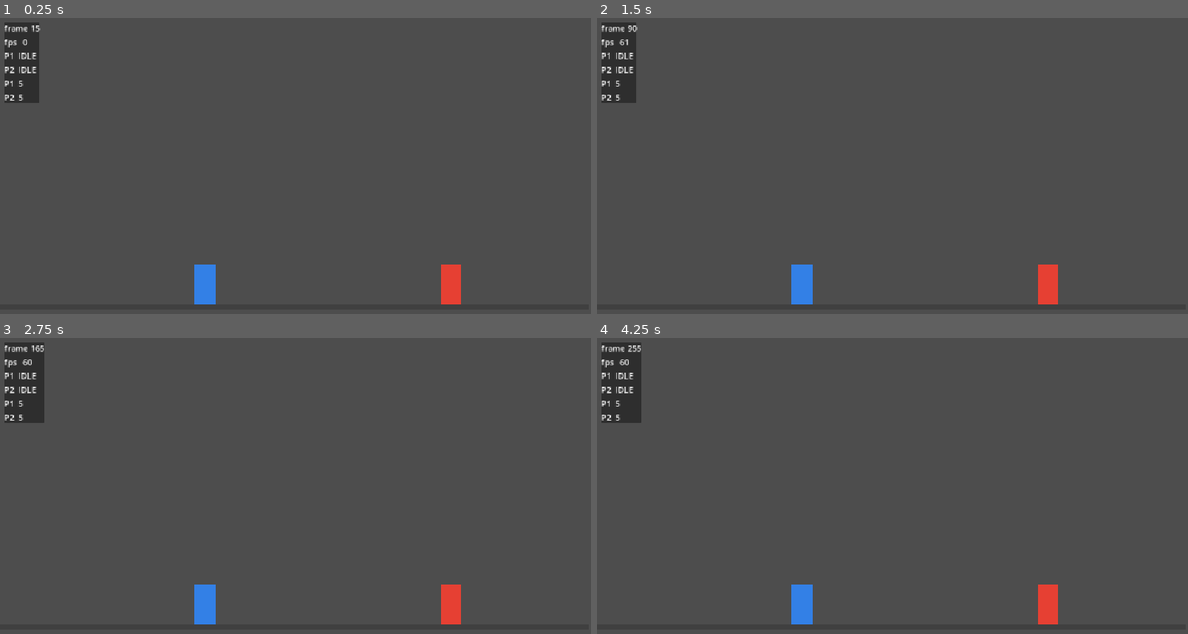
Above: before the commit, frames 1-4 (two rows, left to right).
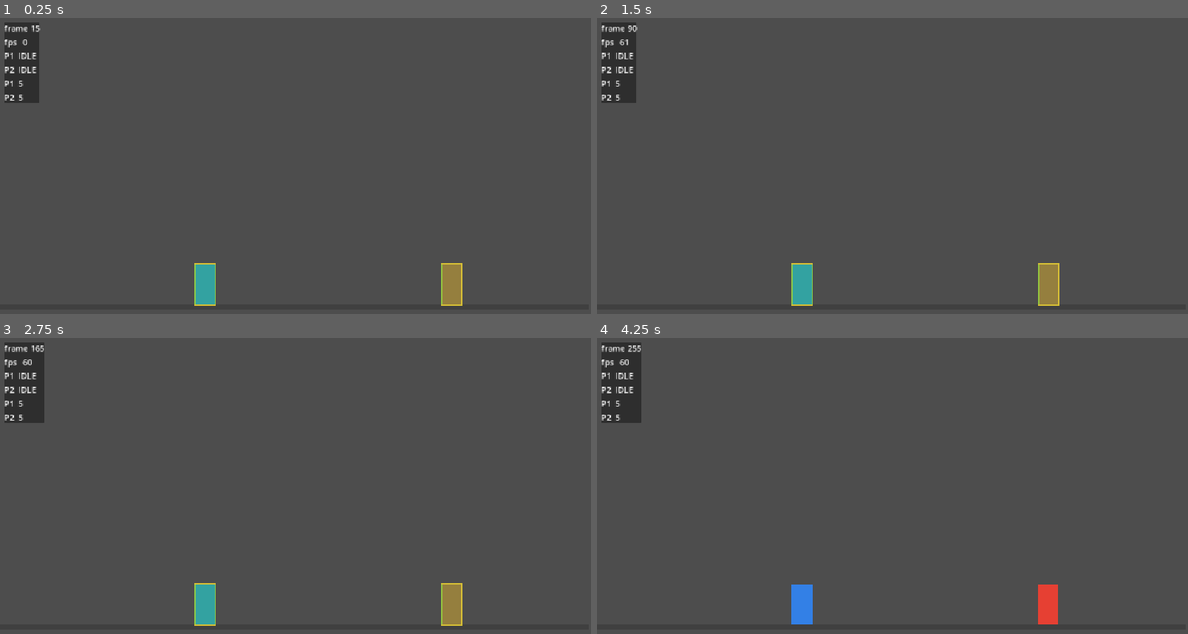
Above: after the commit, the same moments.

Repository: Fernsz1/LOTA
Game: Godot game, scene res://scenes/main.tscn
The game is run twice, just before and just after one commit, with the same random seed, the same clock (stepped at 60 frames per second) and the same inputs.
Inputs (mouse positions are in pixels of both pictures, inside the frame that each line leads up to):
- Up to frame 1 (0.25 s): no input
- Up to frame 2 (1.5 s): tap Enter at 0.5 s; move the mouse to (1022, 166) at 0.52 s; hold Shift 0.53-1.25 s; click (1022, 166) at 0.67 s; tap Space at 1.25 s; drag from (774, 201) to (862, 251) at 1.27 s
- Up to frame 3 (2.75 s): tap Enter at 2 s; move the mouse to (354, 429) at 2.02 s; tap Ctrl at 2.1 s; click (354, 429) at 2.17 s
- Up to frame 4 (4.25 s): tap Space at 2.75 s; drag from (862, 571) to (715, 453) at 2.77 s; tap Enter at 3.5 s; move the mouse to (1069, 554) at 3.52 s; tap Alt at 3.6 s; click (1069, 554) at 3.67 s; tap F1 (debug_boxes, bound only after the commit) at 4.15 s

The runs differ from the first frame. In frame 1, 1.0% of the frame differs, in the area x 32-79%, y 82-98%; in frame 2, 1.0%; in frame 3, 1.0%; in frame 4, nothing differs.

Commit message:
feat(combat): add color-coded debug box renderer + overlap check [2.1]

Diff:
--- a/project.godot
+++ b/project.godot
@@ -127,6 +127,11 @@
 , Object(InputEventJoypadButton,"resource_local_to_scene":false,"resource_name":"","device":1,"button_index":3,"pressure":0.0,"pressed":false,"script":null)
 ]
 }
+debug_boxes={
+"deadzone": 0.5,
+"events": [Object(InputEventKey,"resource_local_to_scene":false,"resource_name":"","device":16,"window_id":0,"alt_pressed":false,"shift_pressed":false,"ctrl_pressed":false,"meta_pressed":false,"pressed":false,"keycode":0,"physical_keycode":4194332,"key_label":0,"unicode":0,"location":0,"echo":false,"script":null)
+]
+}
 
 [physics]
 
--- a/scenes/main.tscn
+++ b/scenes/main.tscn
@@ -3,6 +3,7 @@
 [ext_resource type="Script" uid="uid://c7arkarndwbf8" path="res://scripts/main.gd" id="1_main"]
 [ext_resource type="PackedScene" uid="uid://bmkrf5kiynq8k" path="res://scenes/debug_overlay.tscn" id="2_dbgovl"]
 [ext_resource type="PackedScene" uid="uid://bmkrf5josp6lk" path="res://scenes/character_box.tscn" id="3_charbox"]
+[ext_resource type="Script" path="res://scripts/combat/combat_debug.gd" id="4_dbgbox"]
 
 [node name="Main" type="Node2D" unique_id=175851764]
 script = ExtResource("1_main")
@@ -23,4 +24,8 @@
 facing = -1
 box_color = Color(0.9, 0.25, 0.2, 1)
 
+[node name="CombatDebug" type="Node2D" parent="."]
+script = ExtResource("4_dbgbox")
+players = [NodePath("../P1"), NodePath("../P2")]
+
 [node name="DebugOverlay" parent="." unique_id=2021885996 instance=ExtResource("2_dbgovl")]
--- /dev/null
+++ b/scripts/combat/combat_debug.gd
@@ -0,0 +1,48 @@
+extends Node2D
+## 2.1 debug box renderer (read-only; reused by training mode 4.3). Draws both
+## players' boxes color-coded and runs a live overlap check (real hit resolution is
+## 2.4). Must sit at world origin (0,0) so world-space rects map straight to _draw.
+## Green = hurtbox, red = hitbox, yellow = pushbox (outline).
+
+const COL_HURT: Color = Color(0.2, 0.8, 0.3, 0.45)
+const COL_HIT: Color = Color(0.9, 0.2, 0.2, 0.5)
+const COL_PUSH: Color = Color(0.9, 0.8, 0.2, 0.9)
+
+@export var players: Array[NodePath] = []
+
+var _controllers: Array[CharacterController] = []
+var _enabled: bool = true          # on by default during development
+var _was_contact: bool = false
+
+func _ready() -> void:
+	for p in players:
+		_controllers.append(get_node(p))
+
+func _physics_process(_delta: float) -> void:
+	if Input.is_action_just_pressed("debug_boxes"):
+		_enabled = not _enabled
+		visible = _enabled
+	if not _enabled:
+		return
+	_check_contacts()   # read-only detection demo; 2.4 does the real resolution
+	queue_redraw()
+
+# Edge-triggered so it logs once per contact, not every frame.
+func _check_contacts() -> void:
+	if _controllers.size() < 2:
+		return
+	var a: CharacterController = _controllers[0]
+	var b: CharacterController = _controllers[1]
+	var hit: bool = CombatBoxes.overlaps(a.get_hitboxes(), b.get_hurtboxes()) \
+		or CombatBoxes.overlaps(b.get_hitboxes(), a.get_hurtboxes())
+	if hit and not _was_contact:
+		print("[2.1] CONTACT @ frame %d" % GameClock.frame)
+	_was_contact = hit
+
+func _draw() -> void:
+	for c in _controllers:
+		draw_rect(c.get_pushbox(), COL_PUSH, false, 2.0)
+		for r in c.get_hurtboxes():
+			draw_rect(r, COL_HURT, true)
+		for r in c.get_hitboxes():
+			draw_rect(r, COL_HIT, true)
